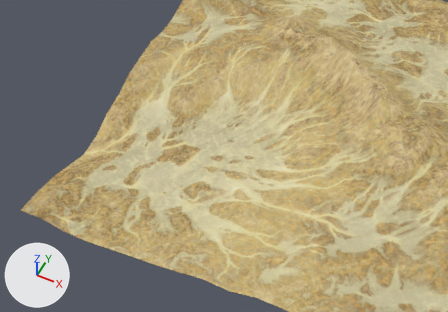
What one commit did to the Blender file toys/desert/desert.blend.
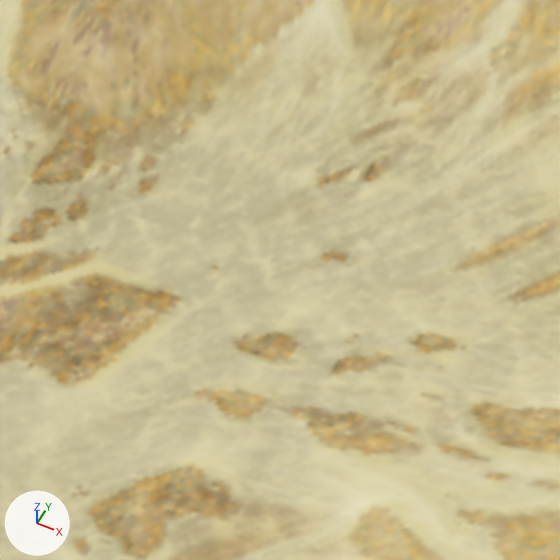
There are two pictures of each version: one from a 50 mm camera at (144.0, -949.0, 955.0) aimed at (-219.0, -224.0, 48.0), one close up on the part from 37% to 61% of the width and 29% to 64% of the height. Arrows for +X, +Y and +Z are at lower left; the lights stay in place.

The first close-up shows 'terrain'.
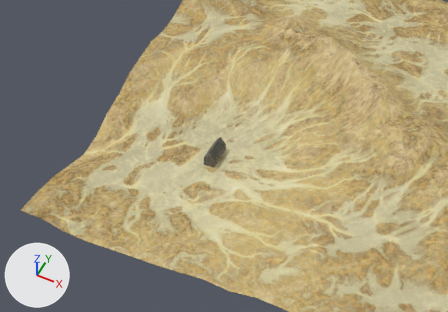
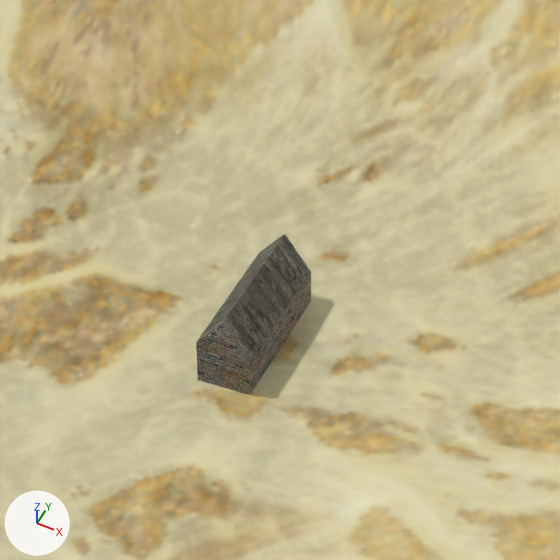
What differs and where, as boxes (x1, y1, x2, y2) in the close-ups (560 x 560 px):
'dom', added
    after: (196, 234, 311, 395)
    faces in mat_material_001 (picture img_2e_vwoo3_jpg): (198, 234, 311, 362)
    faces in mat_material (picture img_00_jpg): (196, 272, 311, 395)

Edits to the bpy script that builds the scene:
```text
Add img_2e_vwoo3_jpg:
    img_2e_vwoo3_jpg = load_image('2E_VWOO3.jpg', '_unpacked/2E_VWOO3.jpg', 128, 128, 'sRGB')
Add img_00_jpg:
    img_00_jpg = load_image('00.jpg', '_unpacked/00.jpg', 256, 256, 'sRGB')
Add mat_material_001:
    mat_material_001 = principled_material('Material.001')
    mat_material_001.texture = img_2e_vwoo3_jpg
Add mat_material:
    mat_material = principled_material('Material')
    mat_material.texture = img_00_jpg
    mat_material.specular_ior_level = 0.0
Add me_cube:
    me_cube.from_pydata(...)  # 12 vertices, 10 faces; spans x -248.7..-226.6, y -251.7..-200.6, z 34.9..72.6
    # faces by material slot: [8, 2]
    me_cube.materials.append(mat_material)  # picture img_00_jpg
    me_cube.materials.append(mat_material_001)  # picture img_2e_vwoo3_jpg
Add ob_dom:
    ob_dom = bpy.data.objects.new('dom', me_cube)
    ob_dom.parent = ob_props
    ob_dom.location = (0.0, 0.0, 0.0)
Add ob_props:
    ob_props = bpy.data.objects.new('props', None)
    ob_props.location = (0.0, 0.0, 0.0)
```
